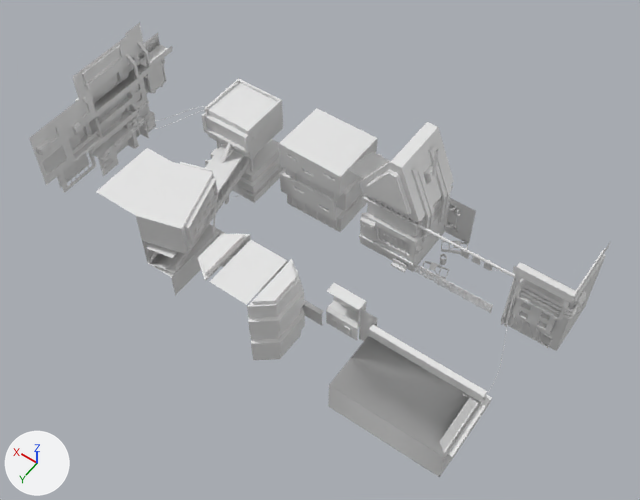
The FBX model Unity/Assets/Scenes/Menu/Model/Mod_Group_3.fbx as it was, and as the next commit left it.
Before and after are seen from a 50 mm camera at (6.8, 12.9, 108.3) aimed at (52.5, -51.1, 7.6). The axes (+X, +Y, +Z) are drawn at lower left. The lights are the same throughout. Where no turn or scale is listed for an object, it has been applied to the vertices.

Script lines for the objects in view, before the commit:
```python
me_plane_016 = bpy.data.meshes.new('Plane.016')
me_plane_016.from_pydata(...)  # 6230 vertices, 3883 faces; spans x 17.4..97.9, y -18.0..18.9, z -0.2..21.6
me_plane_016.materials.append(mat_bake_standart)  # white #e7e7e7
ob_group_3_001 = bpy.data.objects.new('Group_3.001', me_plane_016)
ob_group_3_001.location = (0.0, -52.8, 0.0)
```
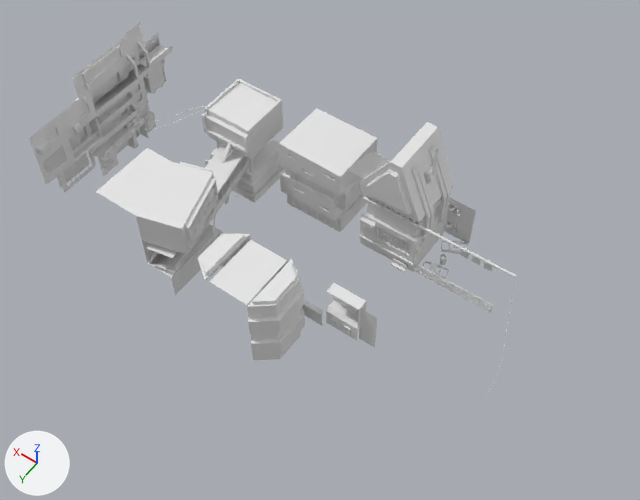
The newer file is also turned or shifted as a whole; pictures and numbers use the older file's frame.

Changed parts and their boxes [x1, y1, x2, y2] in the pictures (640 x 500 px):
'Group_3.001', reshaped: before [29, 23, 611, 477]; after [29, 23, 516, 398]
part 1 of me_plane_016, deleted: before [329, 241, 611, 453]
part 2 of me_plane_016, deleted: before [328, 320, 492, 477]
part 3 of me_plane_016, deleted: before [513, 299, 556, 334]

Diff of the bpy script that builds the scene:
```diff
--- a/Unity/Assets/Scenes/Menu/Model/Mod_Group_3.fbx.py
+++ b/Unity/Assets/Scenes/Menu/Model/Mod_Group_3.fbx.py
@@ me_plane_016 @@
 # used by ob_group_3_001; location = (0.0, -52.8, 0.0)
-me_plane_016.from_pydata(...)  # 6230 vertices, 3883 faces; spans x 17.4..97.9, y -18.0..18.9, z -0.2..21.6
+me_plane_016.from_pydata(...)  # 4341 vertices, 2625 faces; spans x 19.6..97.9, y -18.0..18.9, z -0.1..21.6
+# me_plane_016 part 1: 106 loose pieces with 1718 vertices, spanning x 17.4..39.5, y -17.4..18.2, z -0.2..15.5, are deleted
+# me_plane_016 part 2
+# 111 vertices are removed from x 21.1..39.3, y 4.9..18.2, z 0.0..7.7
+# 74 faces are deleted
+# me_plane_016 part 3
+# 60 vertices are removed from x 19.6..25.4, y -7.9..-7.1, z 4.1..8.3
+# 52 faces are deleted
 me_plane_016.materials.append(mat_bake_standart)
```
